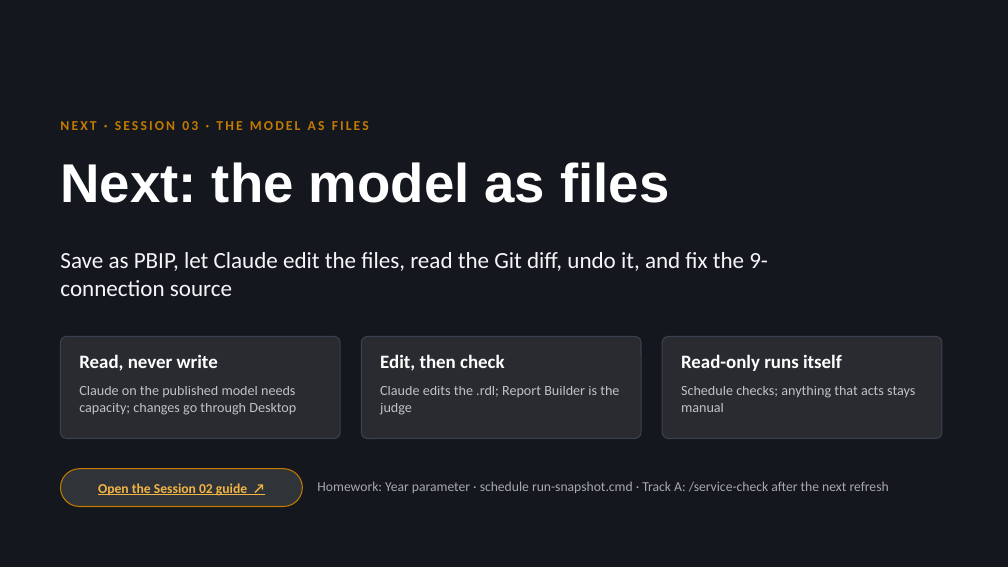
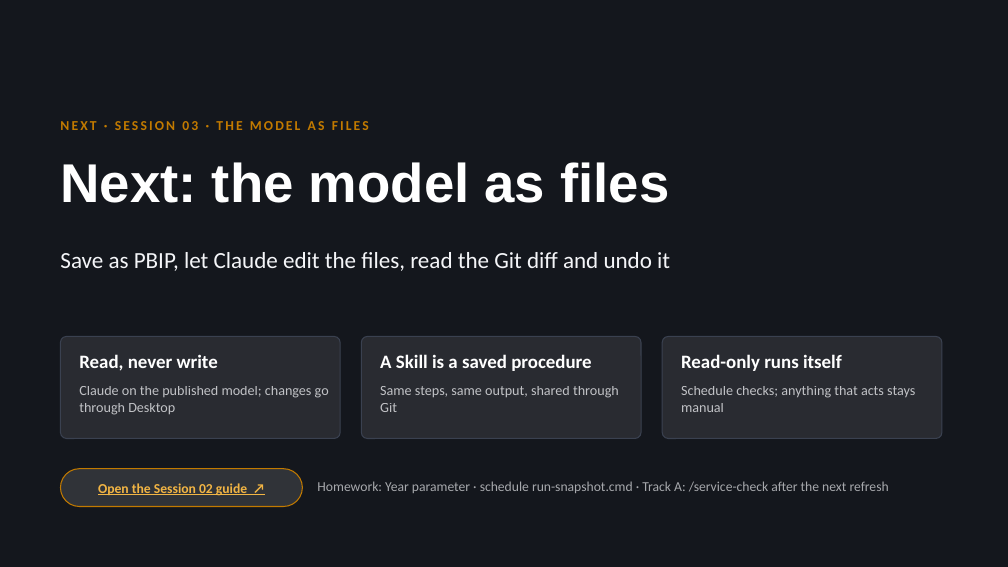
Before and after one commit to kumar98rishav-oss/Claude-AI-Power-BI, a slide deck: slide 24 of session-02/Session02_PowerBI_Service_Paginated_Skills.pptx (slide 22 before the commit). Drawn at 1008x567 pixels with LibreOffice and Linux fonts; fonts in the diff are those of the drawing. Boxes give left, top, right and bottom in pixels: in the first picture for what was removed or moved away, otherwise in the second. Text is boxed around its words. In the diff, an @@ line names an element or a change of style, - is before the commit and + after.

```diff
--- a/session-02/Session02_PowerBI_Service_Paginated_Skills.pptx
+++ b/session-02/Session02_PowerBI_Service_Paginated_Skills.pptx
@@ text at box(60, 252, 670, 271): text changed @@
-Save as PBIP, let Claude edit the files, read the Git diff, undo it, and fix the 9-connection source
+Save as PBIP, let Claude edit the files, read the Git diff and undo it
@@ text at box(380, 354, 591, 371): text changed @@
-Edit, then check
+A Skill is a saved procedure
@@ text at box(79, 386, 329, 415): text changed @@
-Claude on the published model needs capacity; changes go through Desktop
+Claude on the published model; changes go through Desktop
@@ text at box(380, 386, 619, 412): text changed @@
-Claude edits the .rdl; Report Builder is the judge
+Same steps, same output, shared through Git
```
Also in this commit, not shown: 18 other slides changed, 5 slides added, 3 slides removed, 2 other files.
